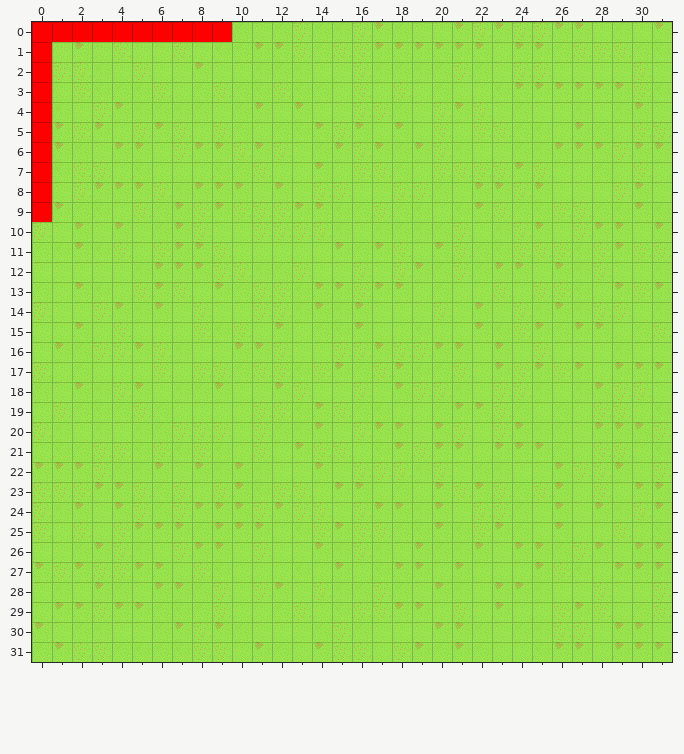
Tiled map: Resource/Maps/TestMap.tmx. That is the earlier state.
Cells are 64x64 px. Shown: x 0..31, y 0..31.
New version:
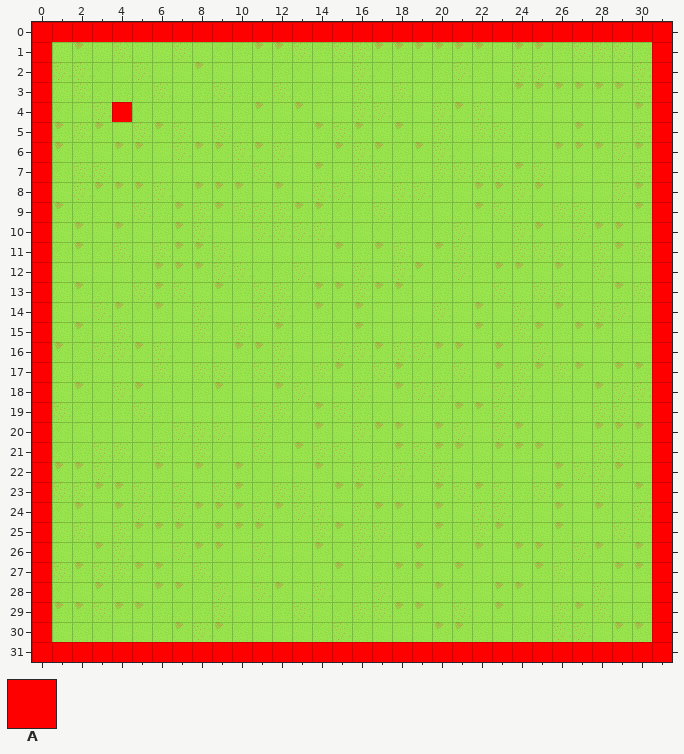
Key: from "TestTileSet": A 2.
_ is an empty cell.
Difference:
{"where": "layer \"Collision\""}
{"y":0,"x":10,"old":"______________________","new":"AAAAAAAAAAAAAAAAAAAAAA"}
{"y":1,"x":31,"old":"_","new":"A"}
{"y":2,"x":31,"old":"_","new":"A"}
{"y":3,"x":31,"old":"_","new":"A"}
{"y":4,"x":4,"old":"_","new":"A"}
{"y":4,"x":31,"old":"_","new":"A"}
{"y":5,"x":31,"old":"_","new":"A"}
{"y":6,"x":31,"old":"_","new":"A"}
{"y":7,"x":31,"old":"_","new":"A"}
{"y":8,"x":31,"old":"_","new":"A"}
{"y":9,"x":31,"old":"_","new":"A"}
{"y":10,"x":0,"old":"_","new":"A"}
{"y":10,"x":31,"old":"_","new":"A"}
{"y":11,"x":0,"old":"_","new":"A"}
{"y":11,"x":31,"old":"_","new":"A"}
{"y":12,"x":0,"old":"_","new":"A"}
{"y":12,"x":31,"old":"_","new":"A"}
{"y":13,"x":0,"old":"_","new":"A"}
{"y":13,"x":31,"old":"_","new":"A"}
{"y":14,"x":0,"old":"_","new":"A"}
{"y":14,"x":31,"old":"_","new":"A"}
{"y":15,"x":0,"old":"_","new":"A"}
{"y":15,"x":31,"old":"_","new":"A"}
{"y":16,"x":0,"old":"_","new":"A"}
{"y":16,"x":31,"old":"_","new":"A"}
{"y":17,"x":0,"old":"_","new":"A"}
{"y":17,"x":31,"old":"_","new":"A"}
{"y":18,"x":0,"old":"_","new":"A"}
{"y":18,"x":31,"old":"_","new":"A"}
{"y":19,"x":0,"old":"_","new":"A"}
{"y":19,"x":31,"old":"_","new":"A"}
{"y":20,"x":0,"old":"_","new":"A"}
{"y":20,"x":31,"old":"_","new":"A"}
{"y":21,"x":0,"old":"_","new":"A"}
{"y":21,"x":31,"old":"_","new":"A"}
{"y":22,"x":0,"old":"_","new":"A"}
{"y":22,"x":31,"old":"_","new":"A"}
{"y":23,"x":0,"old":"_","new":"A"}
{"y":23,"x":31,"old":"_","new":"A"}
{"y":24,"x":0,"old":"_","new":"A"}
{"y":24,"x":31,"old":"_","new":"A"}
{"y":25,"x":0,"old":"_","new":"A"}
{"y":25,"x":31,"old":"_","new":"A"}
{"y":26,"x":0,"old":"_","new":"A"}
{"y":26,"x":31,"old":"_","new":"A"}
{"y":27,"x":0,"old":"_","new":"A"}
{"y":27,"x":31,"old":"_","new":"A"}
{"y":28,"x":0,"old":"_","new":"A"}
{"y":28,"x":31,"old":"_","new":"A"}
{"y":29,"x":0,"old":"_","new":"A"}
{"y":29,"x":31,"old":"_","new":"A"}
{"y":30,"x":0,"old":"_","new":"A"}
{"y":30,"x":31,"old":"_","new":"A"}
{"y":31,"x":0,"old":"________________________________","new":"AAAAAAAAAAAAAAAAAAAAAAAAAAAAAAAA"}
